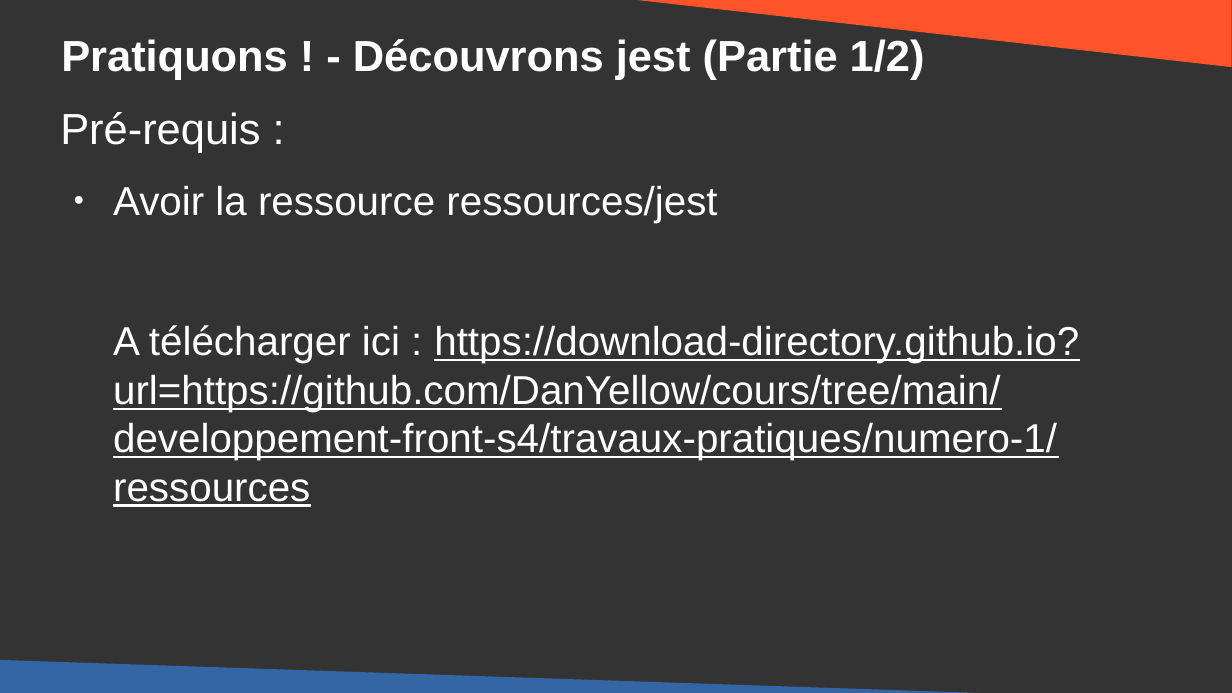
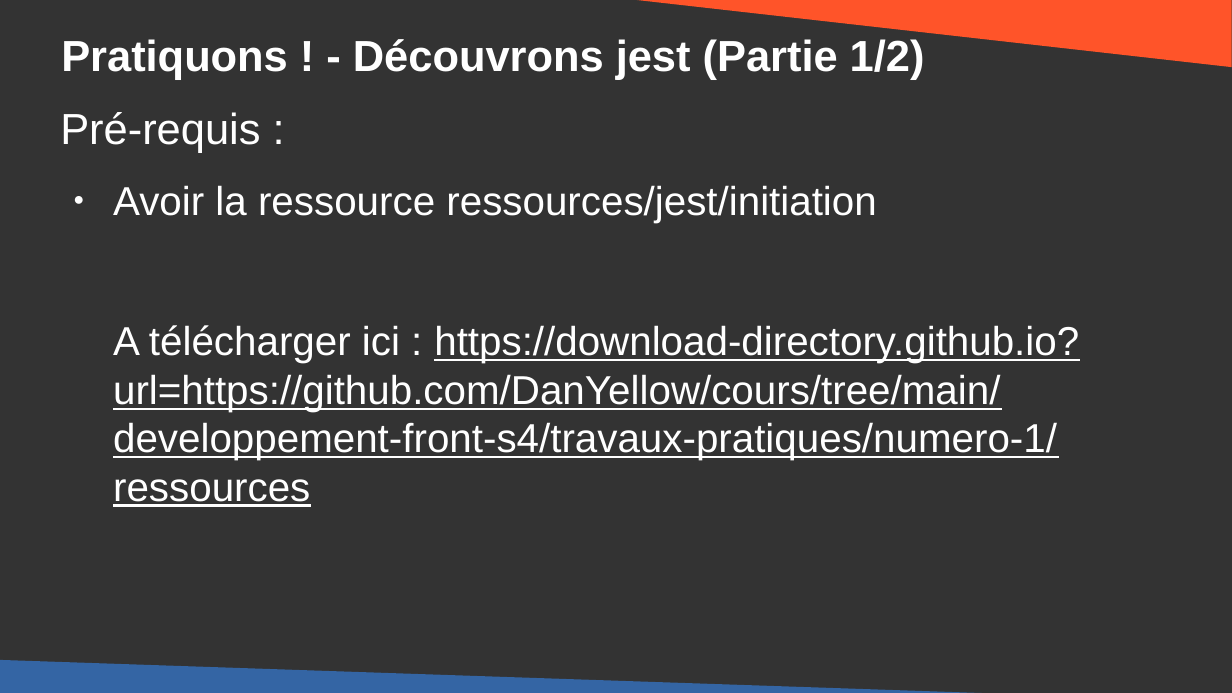
Before and after one commit to DanYellow/cours, a slide deck: slide 19 of developpement-front-s5/travaux-pratiques/numero-1/presentation.odp (slide 18 before the commit). Drawn at 1232x693 pixels with LibreOffice and Linux fonts; fonts in the diff are those of the drawing. Boxes give left, top, right and bottom in pixels: in the first picture for what was removed or moved away, otherwise in the second. Text is boxed around its words. In the diff, an @@ line names an element or a change of style, - is before the commit and + after.

```diff
--- a/developpement-front-s5/travaux-pratiques/numero-1/presentation.odp
+++ b/developpement-front-s5/travaux-pratiques/numero-1/presentation.odp
@@ text at [113, 185, 876, 223]: text changed @@
-● Avoir la ressource ressources/jest
+● Avoir la ressource ressources/jest/initiation
```
Also in this commit, not shown: 5 other slides changed, 8 slides added, 13 slides removed, 9 other files.
